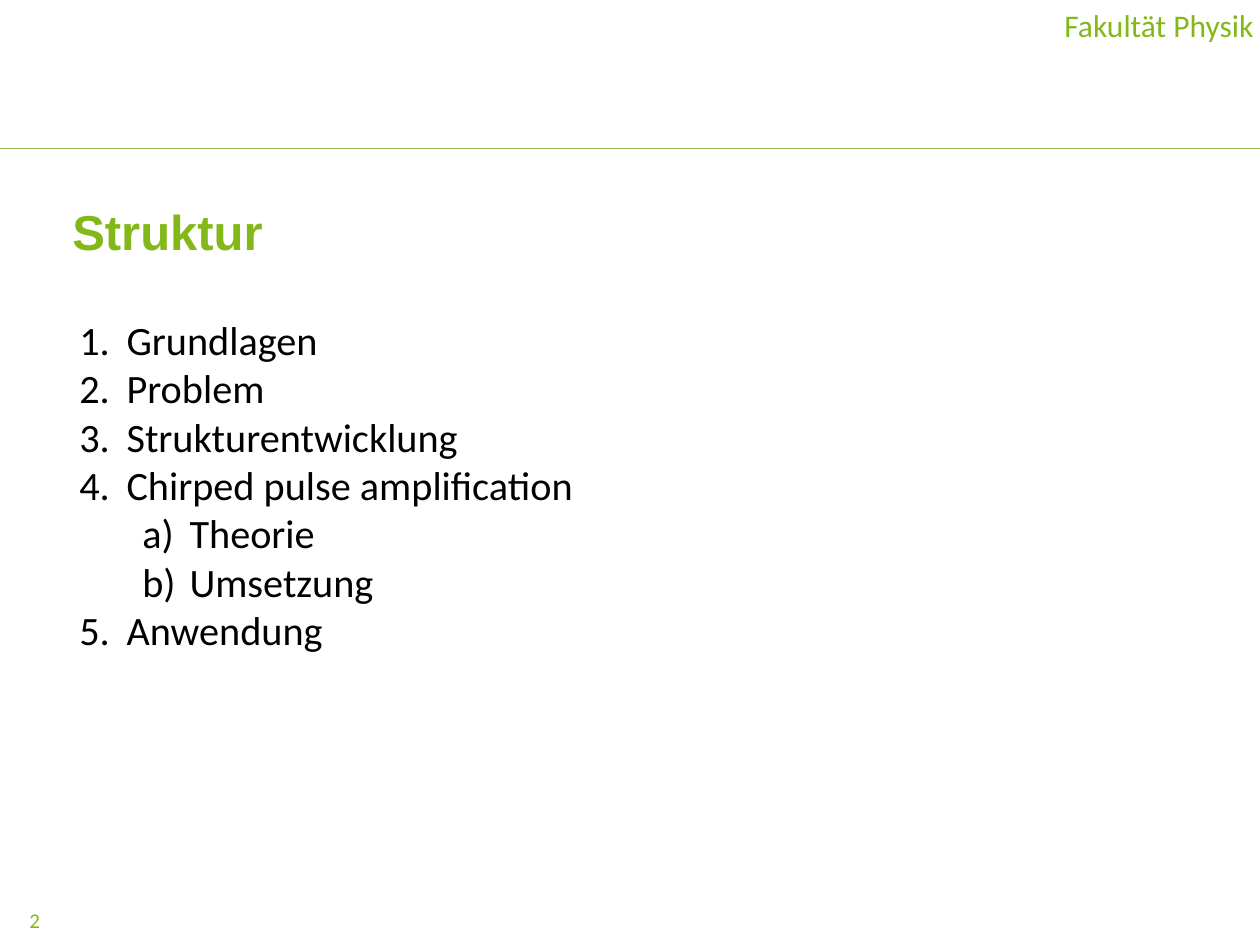
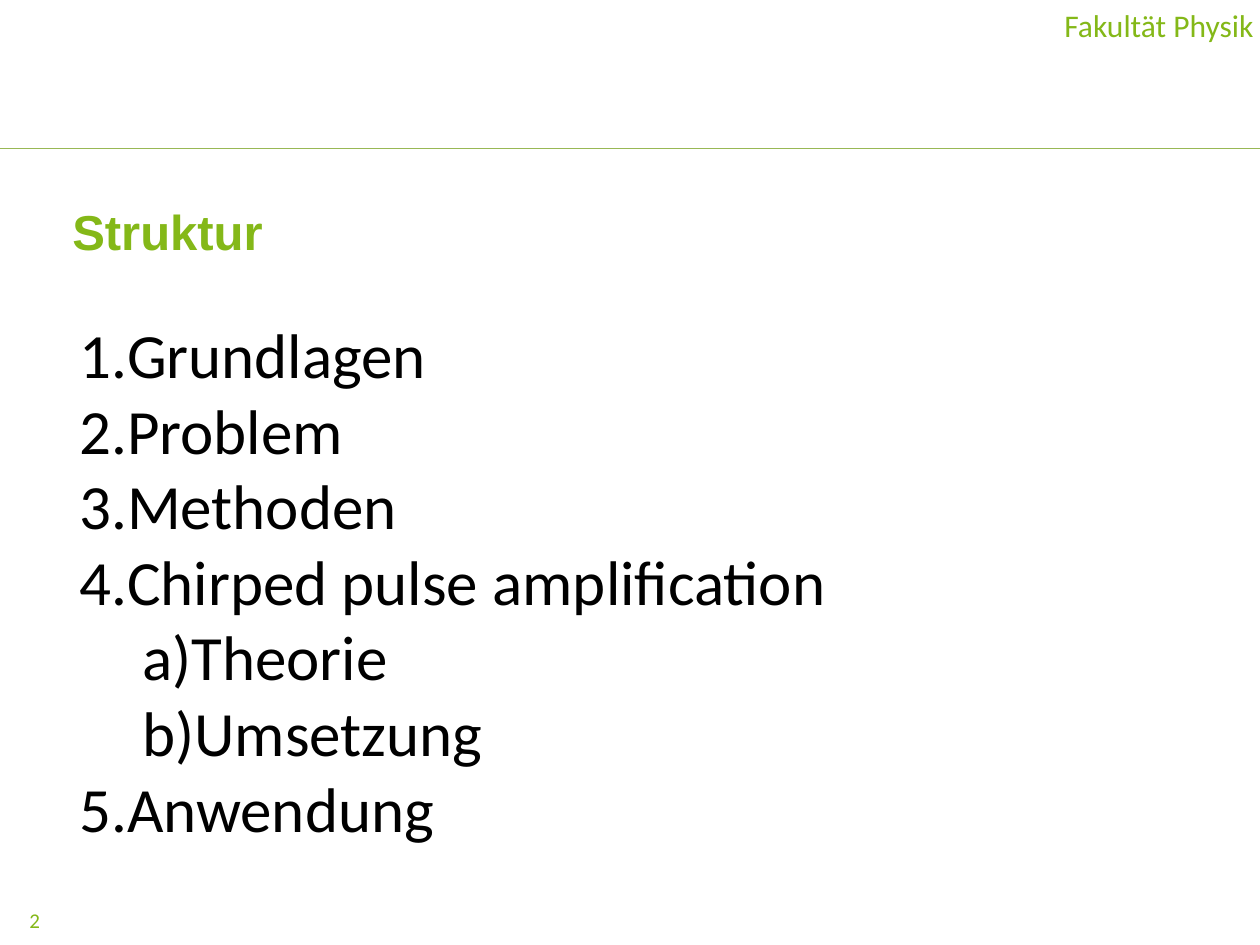
Before and after one commit to maaxxns/Bachelorarbeit, a slide deck: slide 2 of Praesentation_moderneoptik/Laserverstaerkung.pptx. Drawn at 1260x945 pixels with LibreOffice and Linux fonts; fonts in the diff are those of the drawing; background and template pictures are left out. Boxes give left, top, right and bottom in pixels: in the first picture for what was removed or moved away, otherwise in the second. Text is boxed around its words. In the diff, an @@ line names an element or a change of style, - is before the commit and + after.

```diff
--- a/Praesentation_moderneoptik/Laserverstaerkung.pptx
+++ b/Praesentation_moderneoptik/Laserverstaerkung.pptx
@@ text at (79,334,826,843): size 23 to 36 pt in "Grundlagen", "Problem", "Chirped pulse amplification", "Theorie" and 2 more places @@
@@ text at (79,485,396,530): text changed; size 23 to 36 pt @@
-3. Strukturentwicklung
+3. Methoden
```
Also in this commit, not shown: 4 other slides changed, 4 slides added, 4 slides removed, 31 other files.
